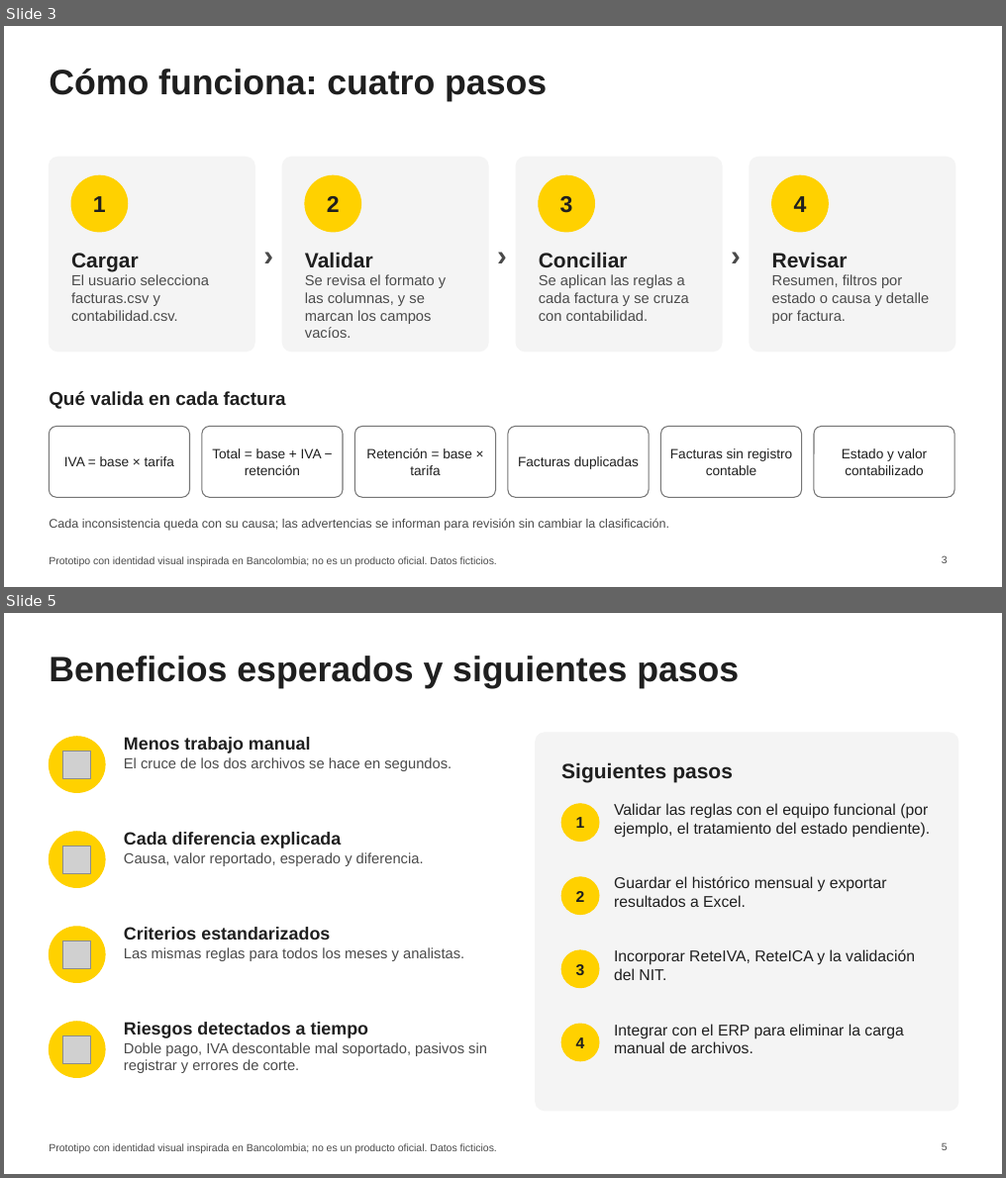
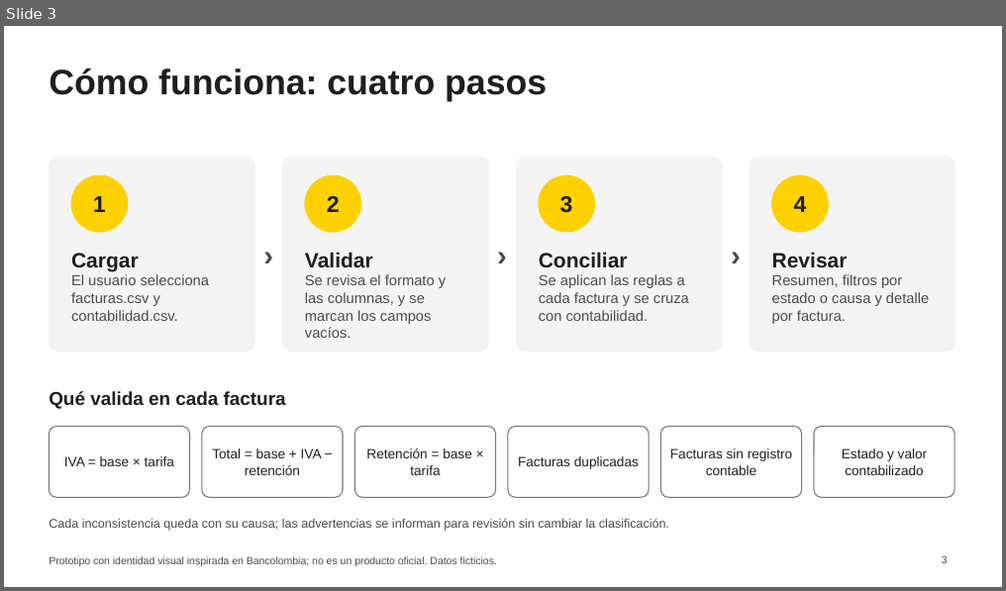
Before and after one commit to ElDaiko/conciliador-facturas, a slide deck: docs/presentacion/presentacion-conciliador.pptx. Shown one above the other, each under a label of ours: slides 3 and 5 before the commit, slide 3 after it; the slides between them are not shown. The pictures are 1006x1178 and 1006x591 pixels, drawn with LibreOffice and Linux fonts; fonts in the diff are those of the drawing; grey boxes stand for pictures. Boxes give left, top, right and bottom in pixels: in the first picture for what was removed or moved away, otherwise in the second. Text is boxed around its words. In the diff, an @@ line names an element or a change of style, - is before the commit and + after.

```diff
--- a/docs/presentacion/presentacion-conciliador.pptx
+++ b/docs/presentacion/presentacion-conciliador.pptx
@@ slide 5 removed at [4, 613, 1002, 1174], background #FFFFFF; not listed: 1 template element that a slide beside it also shows @@
@@ title removed at [49, 656, 739, 688] @@
-Beneficios esperados y siguientes pasos
@@ ellipse removed at [49, 737, 105, 792] @@
@@ picture removed at [63, 751, 91, 778] @@
@@ text removed at [124, 737, 451, 771] @@
-Menos trabajo manual
-El cruce de los dos archivos se hace en segundos.
@@ rounded rectangle removed at [536, 733, 958, 1111] @@
@@ text removed at [561, 762, 733, 782] @@
-Siguientes pasos
@@ ellipse removed at [561, 804, 599, 842] @@
@@ text removed at [576, 817, 585, 828] @@
-1
@@ text removed at [614, 803, 931, 838] @@
-Validar las reglas con el equipo funcional (por ejemplo, el tratamiento del estado pendiente).
@@ ellipse removed at [49, 832, 105, 888] @@
@@ picture removed at [63, 846, 91, 873] @@
@@ text removed at [124, 832, 424, 866] @@
-Cada diferencia explicada
-Causa, valor reportado, esperado y diferencia.
@@ ellipse removed at [561, 877, 599, 915] @@
@@ text removed at [614, 876, 887, 907] @@
-Guardar el histórico mensual y exportar resultados a Excel.
@@ text removed at [576, 891, 585, 902] @@
-2
@@ ellipse removed at [49, 927, 105, 983] @@
@@ text removed at [124, 927, 464, 961] @@
-Criterios estandarizados
-Las mismas reglas para todos los meses y analistas.
@@ picture removed at [63, 941, 91, 968] @@
@@ ellipse removed at [561, 951, 599, 988] @@
@@ text removed at [576, 964, 585, 975] @@
-3
@@ text removed at [614, 950, 915, 980] @@
-Incorporar ReteIVA, ReteICA y la validación del NIT.
@@ ellipse removed at [49, 1022, 105, 1078] @@
@@ text removed at [124, 1022, 487, 1073] @@
-Riesgos detectados a tiempo
-Doble pago, IVA descontable mal soportado, pasivos sin registrar y errores de corte.
@@ ellipse removed at [561, 1024, 599, 1061] @@
@@ text removed at [614, 1024, 903, 1054] @@
-Integrar con el ERP para eliminar la carga manual de archivos.
@@ picture removed at [63, 1036, 91, 1063] @@
@@ text removed at [576, 1038, 585, 1049] @@
-4
@@ page number removed at [942, 1144, 947, 1151] @@
-5
```
Also in this commit, not shown: 1 slide added, 5 other files.
